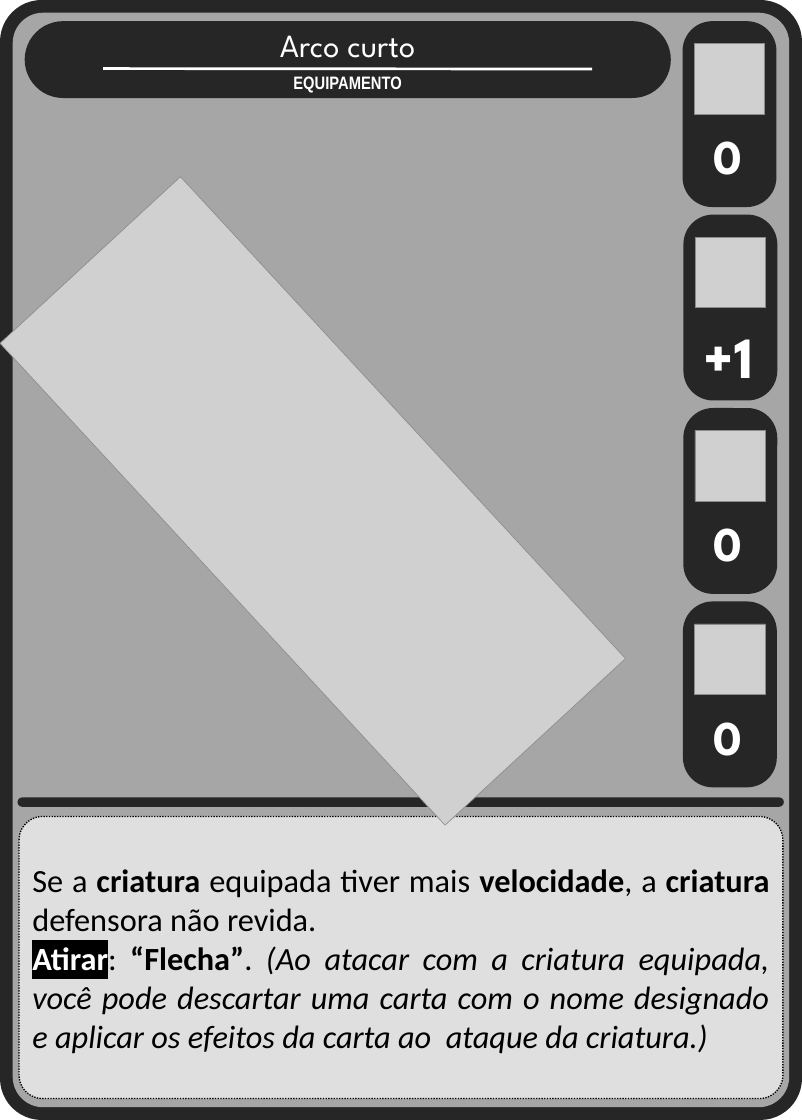
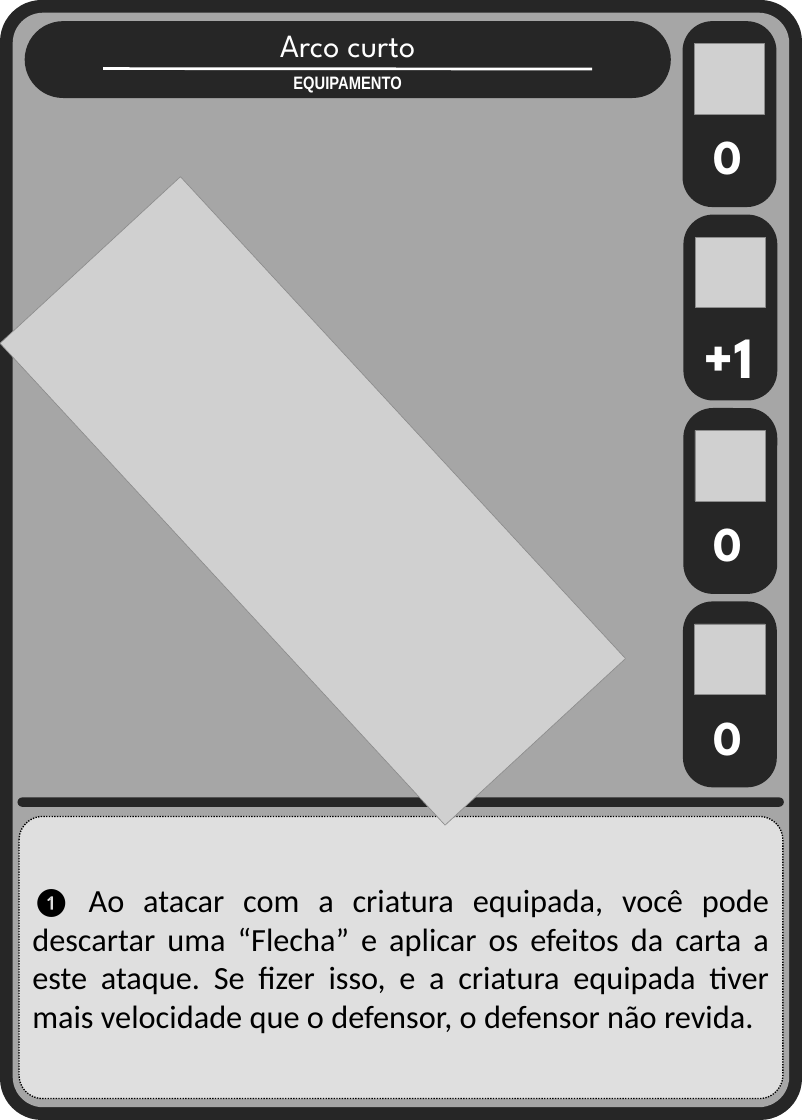
Before and after one commit to Aleyxom/Minimalist-Card-Game, a slide deck: slide 3 of slides tipos cartas/equipamentos.pptx. Drawn at 802x1120 pixels with LibreOffice and Linux fonts; fonts in the diff are those of the drawing; grey boxes stand for pictures. Boxes give left, top, right and bottom in pixels: in the first picture for what was removed or moved away, otherwise in the second. Text is boxed around its words. In the diff, an @@ line names an element or a change of style, - is before the commit and + after.

Commit message:
criando mais alguns equips e tabela de cartas

```diff
--- a/slides tipos cartas/equipamentos.pptx
+++ b/slides tipos cartas/equipamentos.pptx
@@ text in rounded rectangle at [32, 888, 769, 1034]: text changed; italic off @@
-Se a criatura equipada tiver mais velocidade, a criatura defensora não revida.
-Atirar: “Flecha”. (Ao atacar com a criatura equipada, você pode descartar uma carta com o nome designado e aplicar os efeitos da carta ao ataque da criatura.)
+❶ Ao atacar com a criatura equipada, você pode descartar uma “Flecha” e aplicar os efeitos da carta a este ataque. Se fizer isso, e a criatura equipada tiver mais velocidade que o defensor, o defensor não revida.
```
Also in this commit, not shown: 6 other slides changed, 1 slide added, 7 other files.
